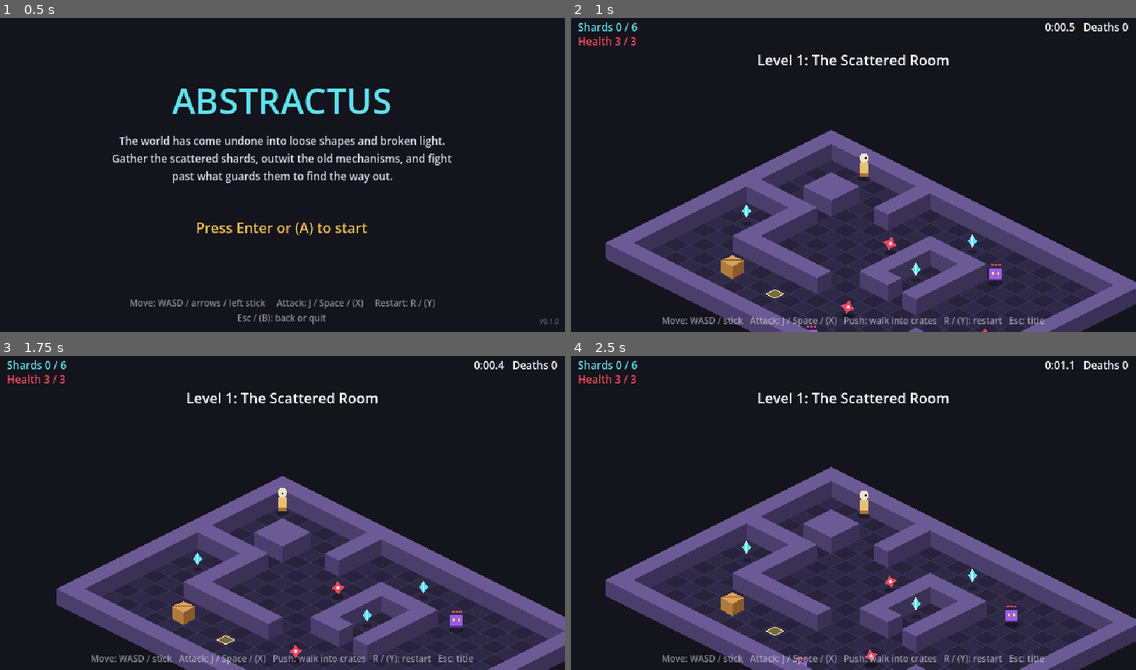
Above: before the commit, frames 1-4 (two rows, left to right).
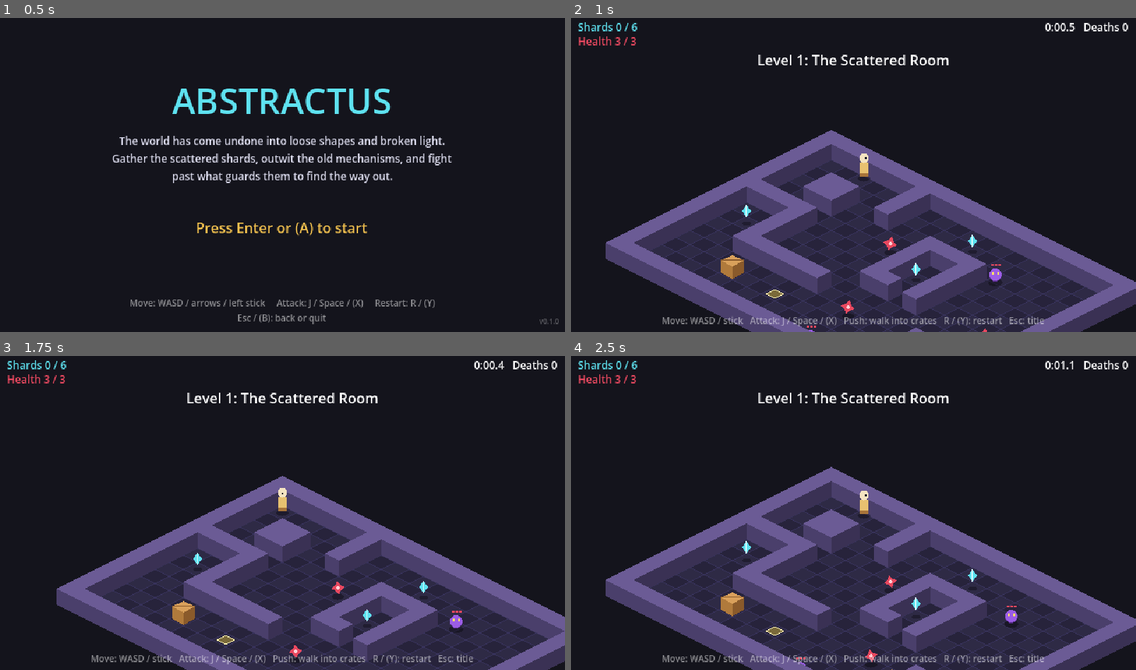
Above: after the commit, the same moments.

Repository: Veavictis/Abstractus
Game: Godot game, scene res://scenes/ui/title_screen.tscn
Same seed, same stepped clock (60 frames per second), same inputs: the game is played once before the commit and once after it.
Inputs:
- Up to frame 1 (0.5 s): no input
- Up to frame 2 (1 s): tap Enter (accept) at 0.5 s; hold D (move_right) from 0.53 s (still down); hold Enter (accept) from 0.53 s (still down); tap Space at 0.77 s
- Up to frame 3 (1.75 s): release D (move_right) at 1.28 s; release Enter (accept) at 1.28 s; hold Escape (back) from 1.28 s (still down); tap J (attack) at 1.35 s; tap Space at 1.52 s
- Up to frame 4 (2.5 s): release Escape (back) at 2.03 s; hold D (move_right) from 2.03 s (still down); tap Keypad Enter at 2.1 s

Frame 1 is identical in both runs. In frame 2, less than 0.1% of the frame differs, in the area x 42-77%, y 79-100%; in frame 3, less than 0.1%; in frame 4, less than 0.1%.

Commit message:
Make level 1 enemies circles; add enemy shapes per tutorial level
Co-Authored-By: Claude Opus 5.5 <noreply@anthropic.com>
Claude-Session: https://claude.ai/code/session_01DncowD7RmjWy1VPeidyz4X

Diff:
--- a/scenes/actors/enemy.gd
+++ b/scenes/actors/enemy.gd
@@ -1,6 +1,6 @@
 class_name Enemy
 extends CharacterBody2D
-## A basic melee enemy. Wanders near home, chases the player when close, and hurts on contact.
+## A basic melee enemy (placeholder art: a circle). Wanders near home, chases the player when close, and hurts on contact.
 ## Drops whatever the level hooks up to `defeated` (level 1 drops a shard).
 
 signal defeated(at: Vector2)
@@ -75,8 +75,9 @@
 	draw_circle(Vector2.ZERO, 8.0, Color(0, 0, 0, 0.35))
 	draw_set_transform(Vector2.ZERO)
 	var body := Color.WHITE if _flash_left > 0.0 else Color("9b5de5")
-	draw_rect(Rect2(-7, -16, 14, 14), body)
-	draw_rect(Rect2(-7, -4, 14, 2), Color("5a2f8f"))
+	# Circle body with a darker rim along the bottom.
+	draw_circle(Vector2(0, -8), 7.0, Color("5a2f8f"))
+	draw_circle(Vector2(0, -9), 7.0, body)
 	draw_rect(Rect2(-4, -12, 2, 3), Color("ffe066"))
 	draw_rect(Rect2(2, -12, 2, 3), Color("ffe066"))
 	for i in health:
Not shown, changed: docs/design-doc.md
